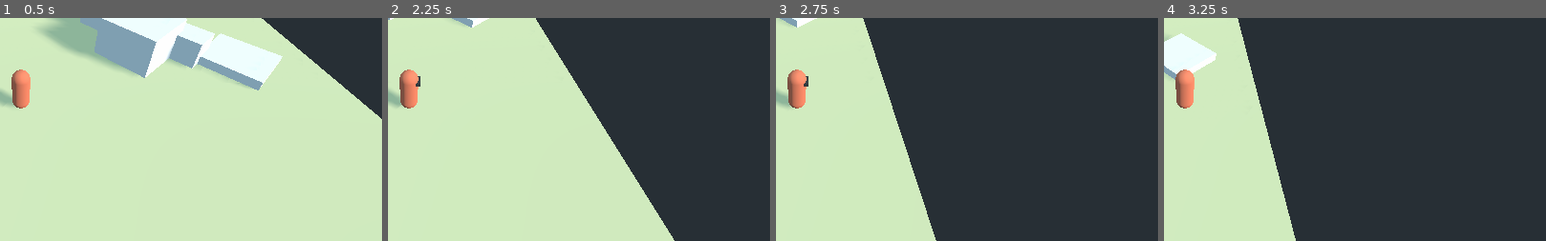
Above: before the commit, frames 1-4 (left to right).
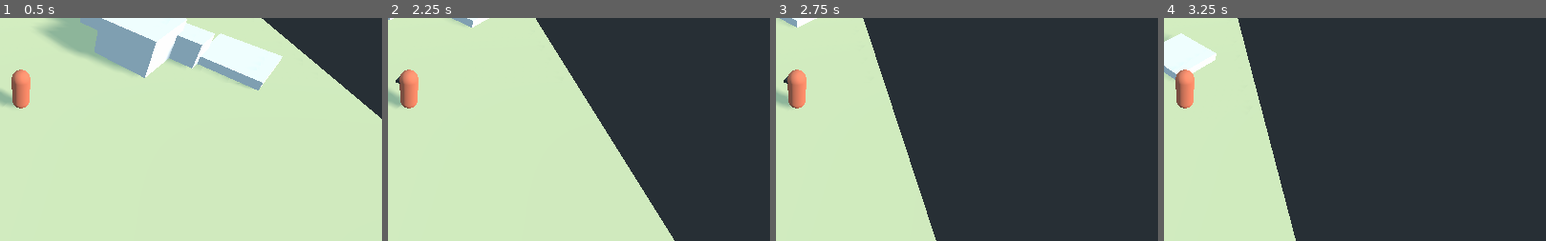
Above: after the commit, the same moments.

Repository: EyvanGames/ProjectOne
Game: Godot game, scene res://Scene/DopeLab.tscn
Two runs of this game, one before a commit and one after it. Both use one fixed random seed, a clock stepped at 60 frames per second and the inputs below.
Inputs (mouse positions are % of the whole screen's width and height, from its top left):
- Up to frame 1 (0.5 s): no input
- Up to frame 2 (2.25 s): tap Enter at 0.5 s; move the mouse to (72, 45) at 0.52 s; hold Right (ui_right) 0.53-1.28 s; hold Right mouse button (RMB) 0.53-1.28 s; tap Space (jump) at 0.77, 1.52 s; move the mouse to (30, 55) at 1.27 s; hold Down (ui_down) 1.28-2.03 s; right-click (30, 55) at 1.35 s; move the mouse to (60, 28) at 2.02 s; hold Right (ui_right) from 2.03 s (still down); hold Right mouse button (RMB) from 2.03 s (still down)
- Up to frame 3 (2.75 s): keep holding Right (ui_right); keep holding Right mouse button (RMB)
- Up to frame 4 (3.25 s): move the mouse to (45, 70) at 2.77 s; release Right (ui_right) at 2.78 s; release Right mouse button (RMB) at 2.78 s; hold Up (ui_up) from 2.78 s (still down); right-click (45, 70) at 2.85 s; tap Space (jump) at 3.02 s
The pictures show only the part of the screen within x 47-97%, y 37-87%; the shares and areas given below are measured in that part.

Frame 1 is identical in both runs. In frame 2, less than 0.1% of the frame differs, in the area x 2-9%, y 26-33%; in frame 3, less than 0.1%; in frame 4, less than 0.1%.

Commit message:
func aim() added to the player script. needs some fix yet

Diff:
--- a/Script/HatMan.gd
+++ b/Script/HatMan.gd
@@ -14,6 +14,8 @@
 	run(delta)
 	jump()
 	camera_motion()
+	if Input.is_action_pressed("RMB"):
+		aim()
 
 func run(delta):
 	var direction = Vector3.ZERO
@@ -26,8 +28,7 @@
 	if Input.is_action_pressed("ui_up"):
 		direction.z -= 1
 	direction = direction.normalized()
-	print("a")
-	if direction != Vector3.ZERO:
+	if direction != Vector3.ZERO and not Input.is_action_pressed("RMB"):
 		$Pivot.look_at(translation + direction, Vector3.UP)
 	velocity.x = direction.x * speed
 	velocity.z = direction.z * speed
@@ -39,3 +40,12 @@
 func camera_motion():
 	var player_pos = global_transform.origin
 	camera_rig.global_transform.origin = player_pos
+func aim():
+	var player_pos = global_transform.origin
+	var drop_plane = Plane(Vector3(0, 1, 0), player_pos.y)
+	var ray_length = 1000
+	var mouse_pos = get_viewport().get_mouse_position()
+	var from = camera.project_ray_origin(mouse_pos)
+	var to = from + camera.project_ray_normal(mouse_pos) * ray_length
+	var cursor_pos = drop_plane.intersects_ray(from, to)
+	look_at(cursor_pos, Vector3.UP)
